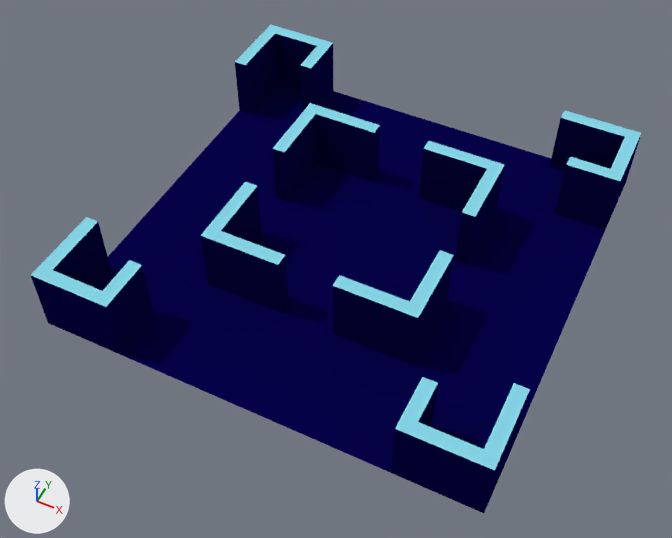
What one commit did to the Blender file ransom/blender/Pieza3.blend.
Rendered twice from a camera (50 mm lens) standing at (19.8, -43.1, 50.6) and looking at (-0.3, -2.9, 0.3). Lighting does not change. The marker at lower left points along +X, +Y and +Z.

Objects in the first picture: 'Pieza3'.
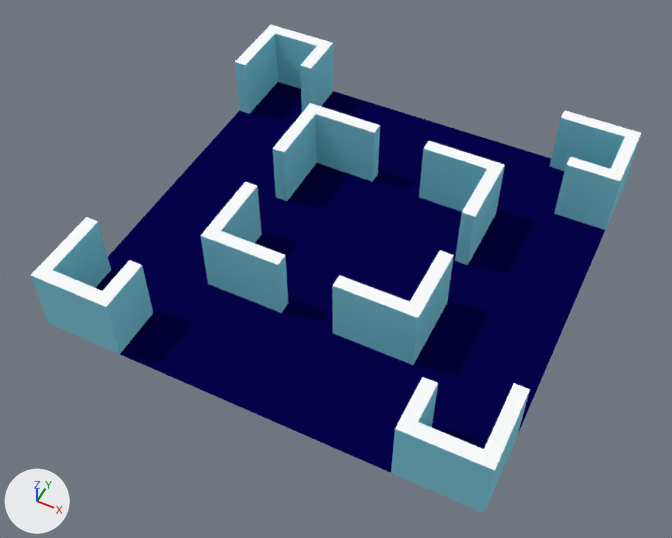
Pixel boxes [x1, y1, x2, y2] of what changed, in the pictures (672 x 538 px):
'Pieza3', recoloured
    both: [31, 25, 641, 513]
part 1 of me_pieza3, recoloured
    both: [31, 34, 641, 513]

What the commit changed:
Material 'MaterialBorde' (mat_materialborde) changes colour from cyan #86d5e7 to white #fcfeff; in linear values from (0.239, 0.666, 0.8) to (0.97, 0.987, 1.0).
Material 'MaterialPared' (mat_materialpared) is new.
Its base color is (0.239, 0.666, 0.8) (cyan #86d5e7).
me_pieza3 has 1305 vertices, 1240 faces and spans x -16.0..16.0, y -16.0..16.0, z 0.0..5.0.
me_pieza3 is used by ob_pieza3; location (0.0, 0.0, 0.0).
me_pieza3 part 1: all 216 faces centred in x -16.0..16.0, y -16.0..16.0, z 2.5 switch from mat_materialsuelo (dark blue #06024b) to mat_materialpared (cyan #86d5e7).
